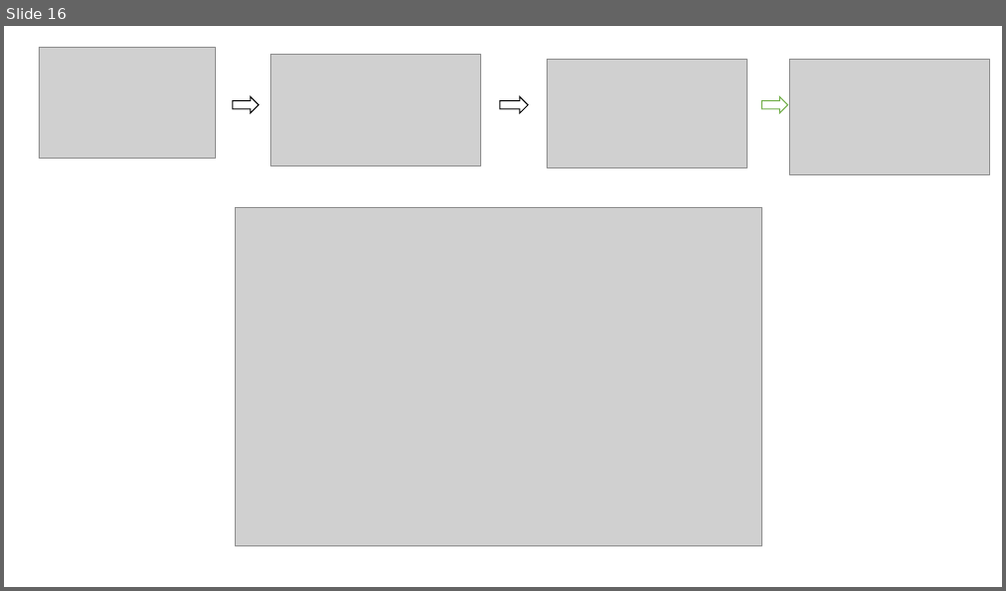
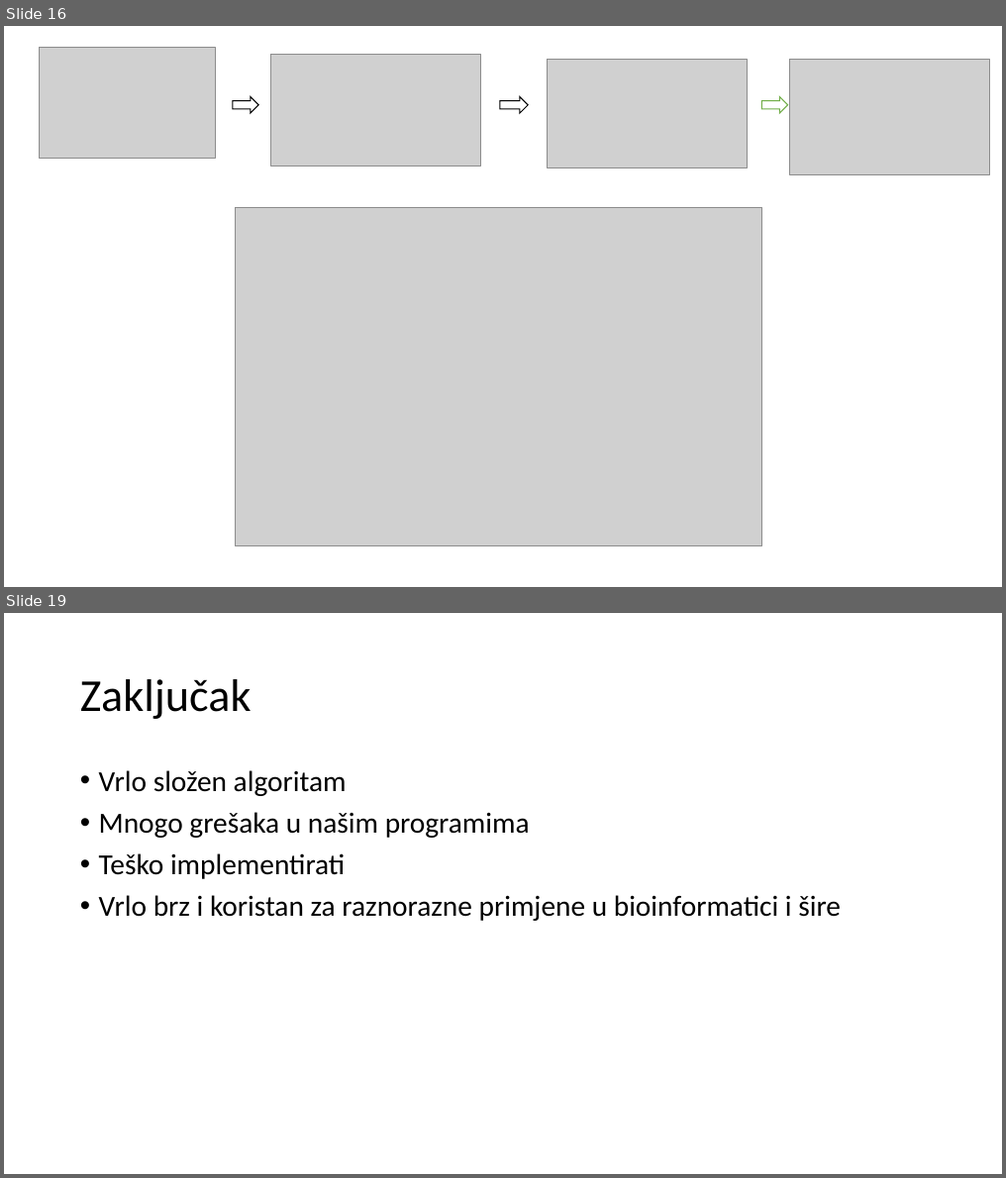
Before and after one commit to saiyadjin/Bioinformatika, a slide deck: IMPLEMENTACIJA UKKONENOVOG ALGORITMA.pptx. Shown one above the other, each under a label of ours: slide 16 before the commit, slides 16 and 19 after it; the slides between them are not shown. The pictures are 1006x591 and 1006x1178 pixels, drawn with LibreOffice and Linux fonts; fonts in the diff are those of the drawing; grey boxes stand for pictures. Boxes give left, top, right and bottom in pixels: in the first picture for what was removed or moved away, otherwise in the second. Text is boxed around its words. In the diff, an @@ line names an element or a change of style, - is before the commit and + after.

```diff
--- a/IMPLEMENTACIJA UKKONENOVOG ALGORITMA.pptx
+++ b/IMPLEMENTACIJA UKKONENOVOG ALGORITMA.pptx
@@ slide 19 added at [4,613,1002,1174], background #FFFFFF @@
@@ title added at [80,679,252,719], 44 pt, text #000000 @@
+Zaključak
@@ text added at [99,770,841,921], 28 pt, text #000000 @@
+• Vrlo složen algoritam
+• Mnogo grešaka u našim programima
+• Teško implementirati
+• Vrlo brz i koristan za raznorazne primjene u bioinformatici i šire
```
Also in this commit, not shown: 2 slides changed, 3 other slides added, 3 other files.
